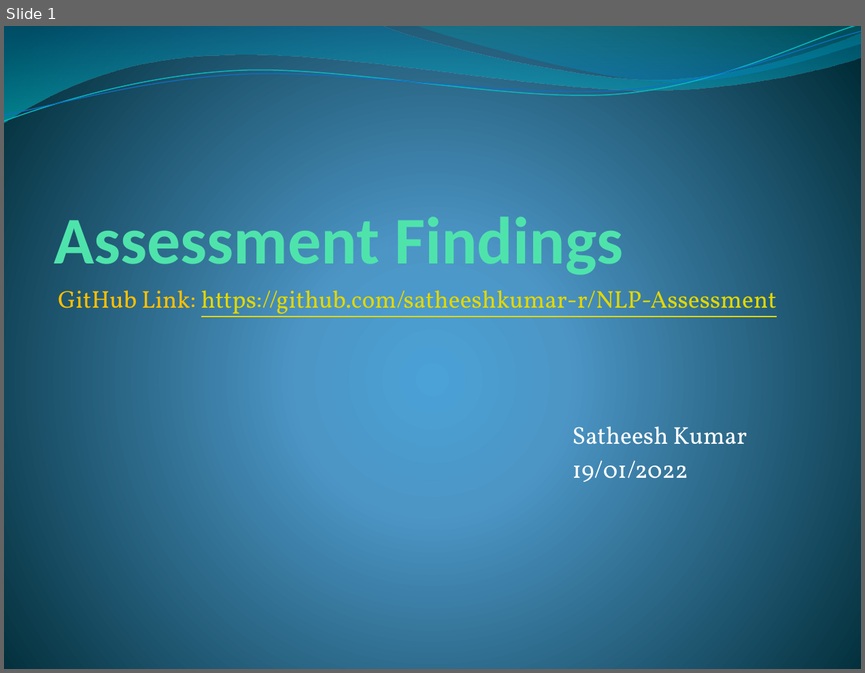
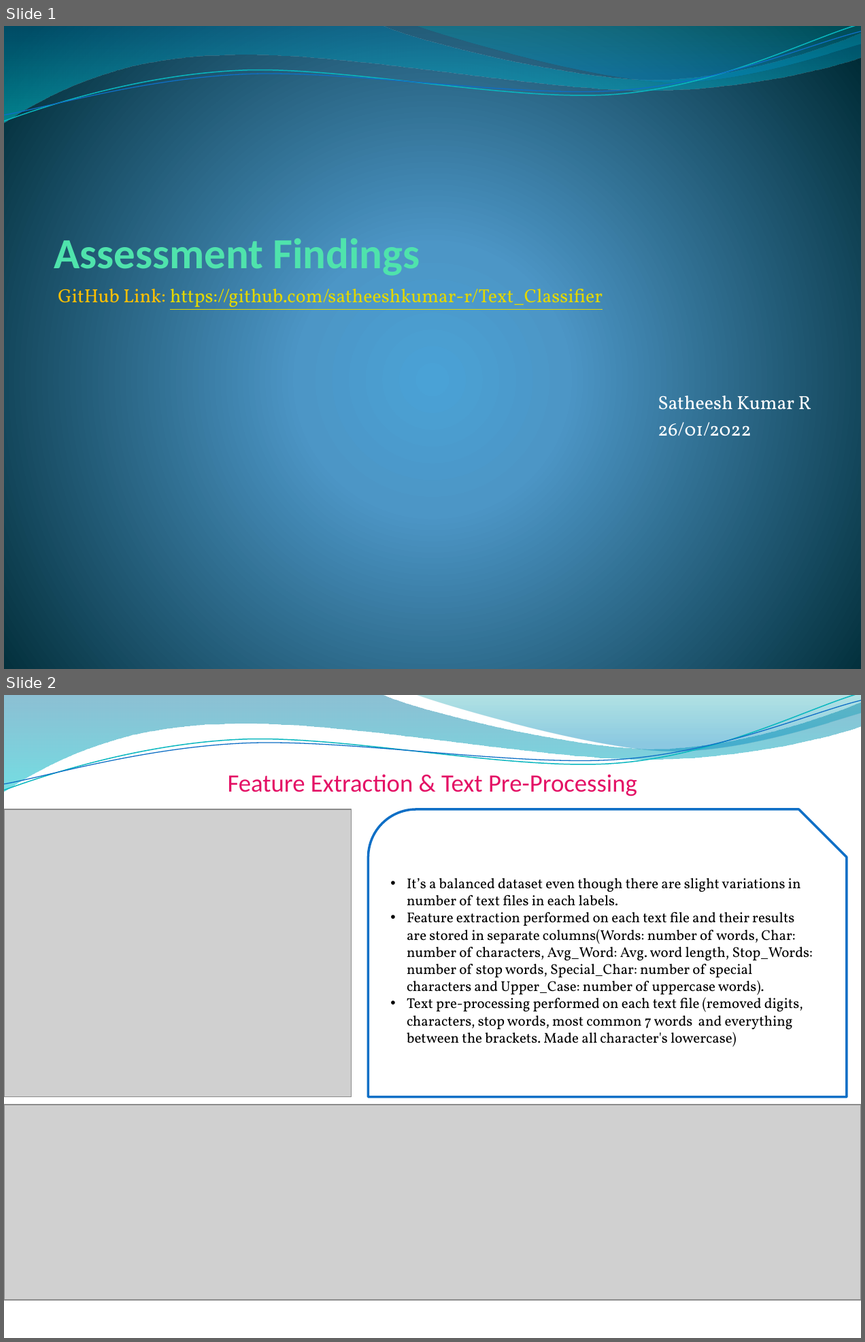
Before and after one commit to satheeshkumar-r/NLP-Assessment, a slide deck: Analysis & Insights.pptx. Shown one above the other, each under a label of ours: slide 1 before the commit, slides 1 and 2 after it. The pictures are 865x673 and 865x1342 pixels, drawn with LibreOffice and Linux fonts; fonts in the diff are those of the drawing; grey boxes stand for pictures; background and template pictures are left out. Boxes give left, top, right and bottom in pixels: in the first picture for what was removed or moved away, otherwise in the second. Text is boxed around its words. In the diff, an @@ line names an element or a change of style, - is before the commit and + after.

```diff
--- a/Analysis & Insights.pptx
+++ b/Analysis & Insights.pptx
@@ slide 2 added at box(4, 695, 861, 1338), background picture (left out); not listed: 4 template elements that a slide beside it also shows @@
@@ text added at box(228, 774, 637, 796), 21 pt, text #E41165 @@
+Feature Extraction & Text Pre-Processing
@@ picture added at box(4, 809, 351, 1096) @@
@@ snip round rect added at box(368, 809, 847, 1096), outline #0F6FC6 2 pt, 12 pt, text #000000 @@
+• It’s a balanced dataset even though there are slight variations in number of text files in each labels.
+• Feature extraction performed on each text file and their results are stored in separate columns(Words: number of words, Char: number of characters, Avg_Word: Avg. word length, Stop_Words: number of stop words, Special_Char: number of special characters and Upper_Case: number of uppercase words).
+• Text pre-processing performed on each text file (removed digits, characters, stop words, most common 7 words and everything between the brackets. Made all character's lowercase)
@@ picture added at box(4, 1104, 861, 1300) @@
@@ slide 1 changed as well @@
@@ title "Assessment Findings" at box(54, 233, 419, 279): size 56 to 36 pt @@
@@ text at box(58, 284, 811, 436): text changed; size 20.4 to 16 pt @@
-GitHub Link: https://github.com/satheeshkumar-r/NLP-Assessment
-Satheesh Kumar
-19/01/2022
+GitHub Link: https://github.com/satheeshkumar-r/Text_Classifier
+Satheesh Kumar R
+26/01/2022
```
Also in this commit, not shown: 4 other slides added, 3 slides removed, 1 other file.
